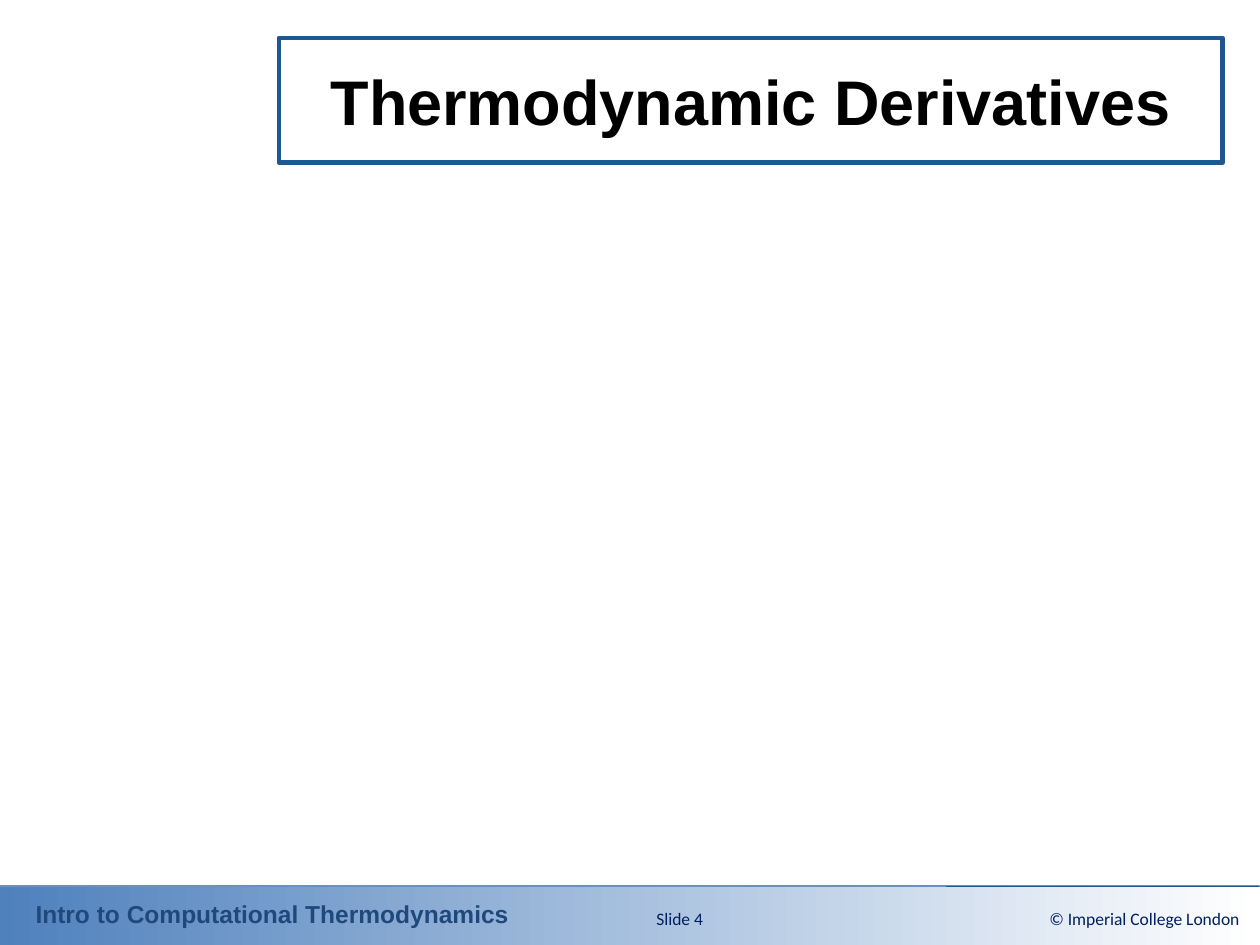
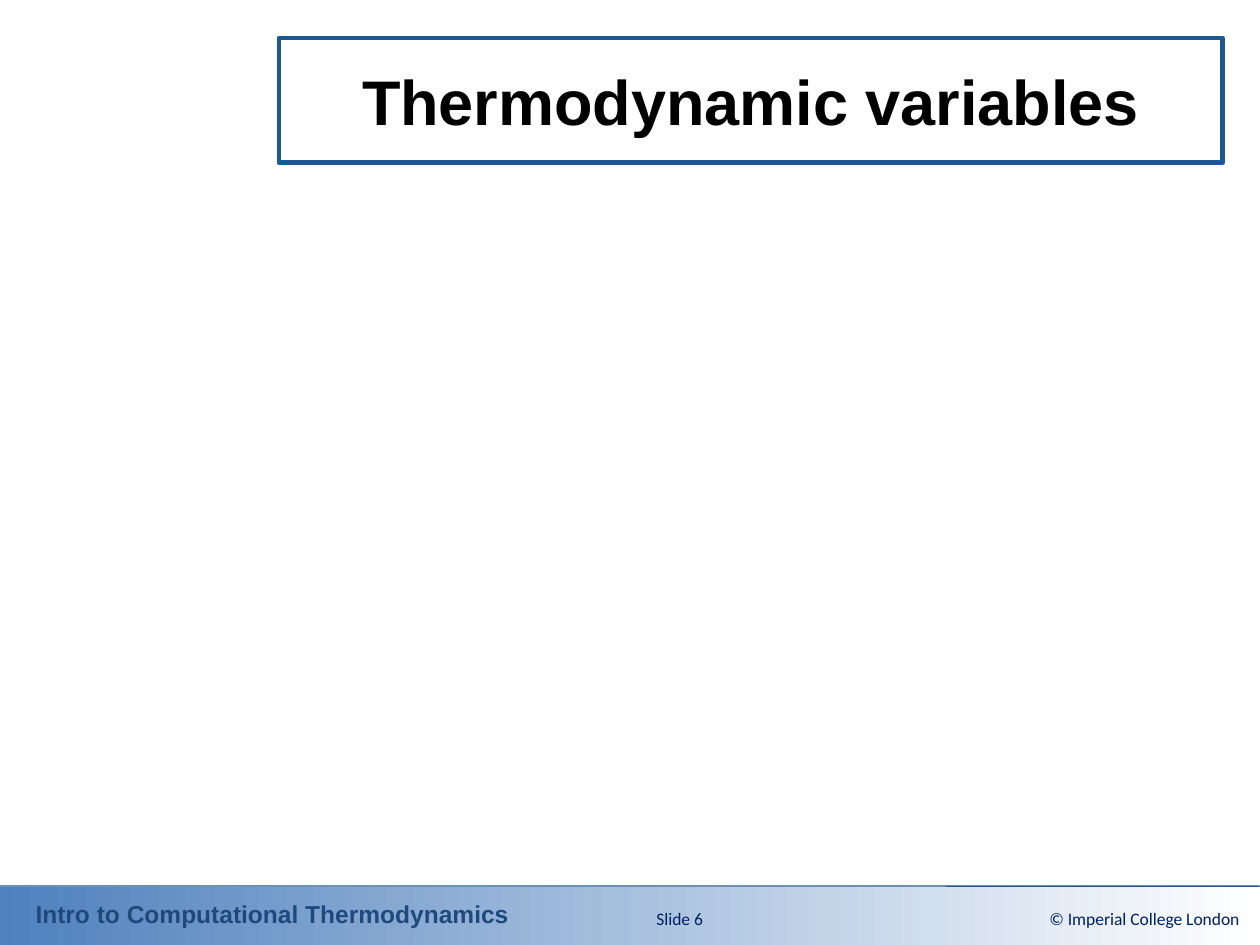
Before and after one commit to ClapeyronThermo/introduction-to-computational-thermodynamics, a slide deck: slide 6 of Part 1 - Review/Powerpoint Slides/1-1_Introduction.pptx (slide 4 before the commit). Drawn at 1260x945 pixels with LibreOffice and Linux fonts; fonts in the diff are those of the drawing; grey boxes stand for pictures; background and template pictures are left out. Boxes give left, top, right and bottom in pixels: in the first picture for what was removed or moved away, otherwise in the second. Text is boxed around its words. In the diff, an @@ line names an element or a change of style, - is before the commit and + after.

```diff
--- a/Part 1 - Review/Powerpoint Slides/1-1_Introduction.pptx
+++ b/Part 1 - Review/Powerpoint Slides/1-1_Introduction.pptx
@@ title at bbox=[362, 79, 1139, 136]: text changed @@
-Thermodynamic Derivatives
+Thermodynamic variables
@@ page number at bbox=[656, 913, 703, 925]: text changed @@
-Slide 4
+Slide 6
```
Also in this commit, not shown: 2 other slides changed, 19 slides added, 15 other files.
